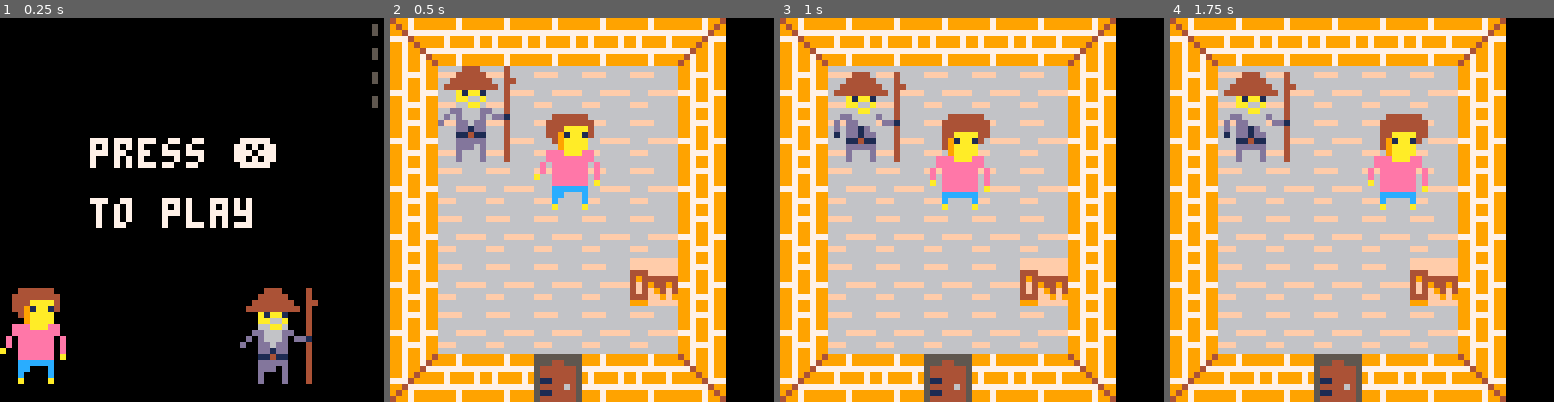
Above: before the commit, frames 1-4 (left to right).
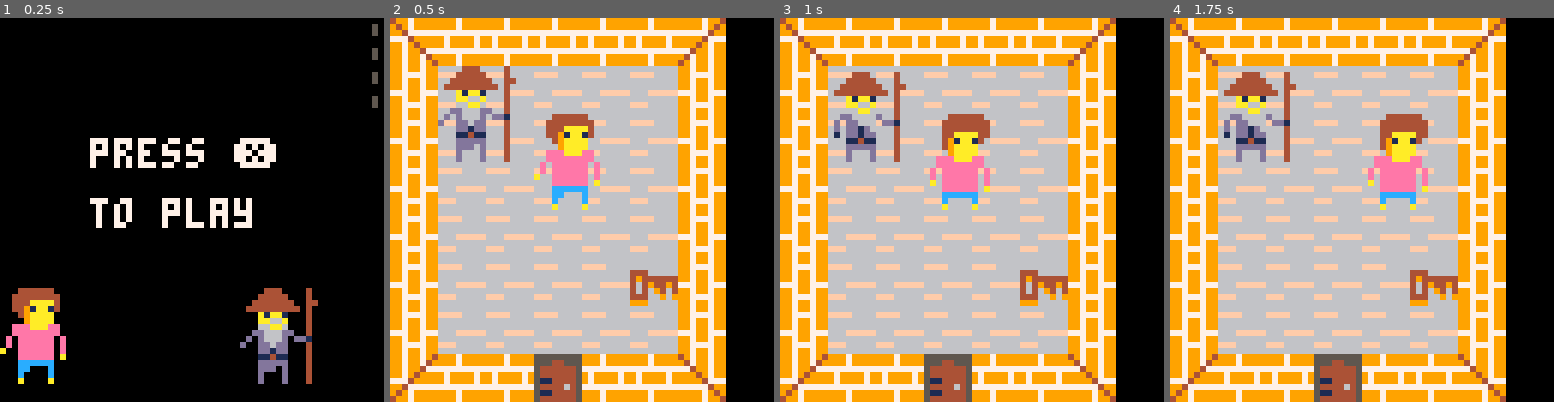
Above: after the commit, the same moments.

Repository: EmilieRobert33/LOWREZJAM
Game: PICO-8 cartridge jeux.p8
Same seed, same stepped clock (60 frames per second), same inputs: the game is played once before the commit and once after it.
Inputs:
- Up to frame 1 (0.25 s): no input
- Up to frame 2 (0.5 s): tap X (X key) at 0.33 s
- Up to frame 3 (1 s): tap O (Z key) at 0.7 s
- Up to frame 4 (1.75 s): tap X (X key) at 1.07 s; hold Right from 1.6 s (still down); tap O (Z key) at 1.7 s

Frame 1 is identical in both runs. In frame 2, 0.8% of the frame differs, in the area x 62-75%, y 62-75%; in frame 3, 0.8%; in frame 4, 0.8%.

Commit message:
la saucisse disparait apres le combat ajout salle du boss

Diff:
--- a/jeux.p8
+++ b/jeux.p8
@@ -80,7 +80,10 @@
 		cls()
 		draw_map()
 		draw_player()
-		draw_soso_explo()
+		--quand le player chnage de flag la saucisse est battue
+		--on veut qu'elle disparaisse (le flag sera différent de zero)
+		if (p.flag==0) draw_soso_explo()
+
 		if(btn(❎)) show_inventory()
 
 
@@ -937,6 +940,7 @@
 		newx=59
 		newy=26
 		p.flag=0
+		swap_tile(x,y)
 		--music(01)
 
 	elseif(is_tile(tel,x,y) and p.flag==0) then
@@ -946,6 +950,7 @@
 		--mapx=0
 		--mapy=0
 		p.flag=2
+		swap_tile(x,y)
 
 	end
 end
@@ -1154,82 +1159,82 @@
 
 __gff__
 0000000000000000000000000000000000000000000000000000000000000000000000000000000000000000000000000000000000000000000000000000000000000000000000000000000000000000000000000000000000000000000000000101010101010101000000000000000001010101010101010000000000000000
-0000000000000000000000000000000000000000000000000000000000000000000000000000000000000000000000000000000000000000000000000000000000000000000000000000010101000000000000000000000000000100010000000200030105002000091001010100000000010000010000000001010040400000
+0000000000000000000000000000000000000000000000000000000000000000000000000000000000000000000000000000000000000000000000000000000000000000000000000000010101000000000000000000000000000100010000000200030105002001091001010101000000010000010000000001014002000000
 __map__
-cacbcbcbcbcbcc00000000000000000000000000000000000000000000000000000000000000000000000000000000000000000000000000000000000000000000000000000000000000000000000000000000000000000000000000000000000000000000000000000000000000000000000000000000000000000000000000
-dcdbdbdbdbdbdc00000000000000000000000000000000000000000000000000000000000000000000000000000000000000000000000000000000000000000000000000000000000000000000000000000000000000000000000000000000000000000000000000000000000000000000000000000000000000000000000000
-dcdbdbdbdbdbdc00000000000000000000000000000000000000000000000000000000000000000000000000000000000000000000000000000000000000000000000000000000000000000000000000000000000000000000000000000000000000000000000000000000000000000000000000000000000000000000000000
-dcdbdbdbdbdbdc00000000000000000000000000000000000000000000000000000000000000000000000000000000000000000000000000000000000000000000000000000000000000000000000000000000000000000000000000000000000000000000000000000000000000000000000000000000000000000000000000
-dcdbdbdbdbdbdc00000000000000000000000000000000000000000000000000000000000000000000000000000000000000000000000000000000000000000000000000000000000000000000000000000000000000000000000000000000000000000000000000000000000000000000000000000000000000000000000000
-dadbdbdbdbe0dc00000000000000000000000000000000000000000000000000000000000000000000000000000000000000000000000000000000000000000000000000000000000000000000000000000000000000000000000000000000000000000000000000000000000000000000000000000000000000000000000000
-dadbdbdbdbdbdc00000000000000000000000000000000000000000000000000000000000000000000000000000000000000000000000000000000000000000000000000000000000000000000000000000000000000000000000000000000000000000000000000000000000000000000000000000000000000000000000000
-eaebebe4ebebec00000000000000000000000000000000000000000000000000000000000000000000000000000000000000000000000000000000000000000000000000000000000000000000000000000000000000000000000000000000000000000000000000000000000000000000000000000000000000000000000000
-f9e7e7e7e7e7e7f9f90000000000000000000000000000000000000000000000000000000000000000000000000000000000000000000000000000000000000000000000000000000000000000000000000000000000000000000000000000000000000000000000000000000000000000000000000000000000000000000000
-f9e7e7fce7e7e7f9f90000000000000000000000000000000000000000000000000000000000000000000000000000000000000000000000000000000000000000000000000000000000000000000000000000000000000000000000000000000000000000000000000000000000000000000000000000000000000000000000
-f9e7e7e7e7e7e7f9f90000000000000000000000000000000000000000000000000000000000000000000000000000000000000000000000000000000000000000000000000000000000000000000000000000000000000000000000000000000000000000000000000000000000000000000000000000000000000000000000
-f9e7e7fce7e7e7f9f90000000000000000000000000000000000000000000000000000000000000000000000000000000000000000f1f1f1f1f1f1f1f1f1f1f1f1f1f1f1f1f1f1000000000000000000000000000000000000000000000000000000000000000000000000000000000000000000000000000000000000000000
-f9e7e7e7e7e7e7f9f90000000000000000000000000000000000000000000000000000000000000000000000000000000000000000f1f1f1f1f1f1f1f1f1f1f1f1f1f1f1f1f1f1000000000000000000000000000000000000000000000000000000000000000000000000000000000000000000000000000000000000000000
-f9e1e1e1e1e1e1f9f90000000000000000000000000000000000000000000000000000000000000000000000000000000000000000f1f1f1f1f1f1f1f1f1f1f1f1f1f1f1f1f1f1000000000000000000000000000000000000000000000000000000000000000000000000000000000000000000000000000000000000000000
-f9e1e1e1e1e1e1f9e10000000000000000000000000000000000000000000000000000000000000000000000000000000000000000f1f1f1f1f1f1f1f1f1f1f1f1f1f1f1f1f1f1000000000000000000000000000000000000000000000000000000000000000000000000000000000000000000000000000000000000000000
-f9f9f9f9f9f9f9f9e10000000000000000000000000000000000000000000000000000000000000000000000000000000000000000f1f1f1f1f1f1f1f1f1f1f1f1f1f1f1f1f0f0f0f0f0f0f000000000000000000000000000000000000000000000000000000000000000000000000000000000000000000000000000000000
-0000000000000000000000000000000000000000000000000000000000000000000000000000000000000000000000000000000000f1f1f1f1f5f5f5f5f5e8f5f5e9f5f5e8f0f0f0f0fdf0f000000000000000000000000000000000000000000000000000000000000000000000000000000000000000000000000000000000
-0000000000000000000000000000000000000000000000000000000000000000000000000000000000000000000000000000000000f1f1f1f1f5f5f5f5f5e8f5f5e9f5f5e8f0f0f0f0f0f0f000000000000000000000000000000000000000000000000000000000000000000000000000000000000000000000000000000000
-0000000000000000000000000000000000000000000000000000000000000000000000000000000000000000000000000000000000f1f1f1f1f5f5f5f5f5f1f1f1f1f1f1f1f0f0f0f0f0f00000000000000000000000000000000000000000000000000000000000000000000000000000000000000000000000000000000000
-0000000000000000000000000000000000000000000000000000000000000000000000000000000000000000000000000000000000f1f1f1f1f5f5f5f5f5f1f1f1f1f1f1f1f0f0f0f0f0f00000000000000000000000000000000000000000000000000000000000000000000000000000000000000000000000000000000000
-0000000000000000000000000000000000000000000000000000000000000000000000000000000000000000000000000000000000f1f1f1f1f5f5f5f5f5f1f1f1f1f1f1f1f0f0f0f0f0f00000000000000000000000000000000000000000000000000000000000000000000000000000000000000000000000000000000000
-0000000000000000000000000000000000000000000000000000000000000000000000000000000000000000000000000000000000f1f1f1f1f5f5f5f5f5f1f1f1f1f1f1f1f0f0f0f0f0f00000000000000000000000000000000000000000000000000000000000000000000000000000000000000000000000000000000000
-0000000000000000000000000000000000000000000000000000000000000000000000000000000000000000000000000000000000f1f1f1f1f5f5f5f5f5f1f1f1f1f1f1f1f0f0f0f0f0f00000000000000000000000000000000000000000000000000000000000000000000000000000000000000000000000000000000000
-0000000000000000000000000000000000000000000000000000000000000000000000000000000000000000000000000000000000f1f1f1f1f0f0f0f0f0f1f1f1f1f1f1f1f0f0f0f0f0000000000000000000000000000000000000000000000000000000000000000000000000000000000000000000000000000000000000
-000000000000000000000000000000000000000000000000000000000000000000000000000000000000000000000000000000000000f0f0f0f0f0f0f0f0f0f00000000000000000f0f0000000000000000000000000000000000000000000000000000000000000000000000000000000000000000000000000000000000000
-000000000000000000000000000000000000000000000000000000000000000000000000000000000000000000000000000000000000f0f0f3f0f0f0f3f3f3f000000000000000000000000000000000000000000000000000000000000000000000000000000000000000000000000000000000000000000000000000000000
-000000000000000000000000000000000000000000000000000000000000000000000000000000000000d00000000000000000000000f0f0f3f0f0f0f0f3f0f000000000000000000000000000000000000000000000000000000000000000000000000000000000000000000000000000000000000000000000000000000000
-0000000000000000000000000000000000000000000000000000000000000000000000000000000000d0d00000000000000000000000f0f0f3f0f0f0f0f3f0f000000000000000000000000000000000000000000000000000000000000000000000000000000000000000000000000000000000000000000000000000000000
-0000000000000000000000000000000000000000000000000000000000000000000000000000d0d0d0d0d0d0d0d0d0d0d00000000000f0f0f3f3f3f0f3f3f0f000000000000000000000000000000000000000000000000000000000000000000000000000000000000000000000000000000000000000000000000000000000
-00000000000000000000000000000000000000000000000000000000000000000000d0d0d0d0d0d0d0d0d0d0d0d00000000000000000f0f0f0f0f0f0f0f0f0f000000000000000000000000000000000000000000000000000000000000000000000000000000000000000000000000000000000000000000000000000000000
-000000000000000000000000000000000000000000000000000000000000000000d0d0d0d0d0d0d0d0d0d000000000000000000000000000000000000000000000000000000000000000000000000000000000000000000000000000000000000000000000000000000000000000000000000000000000000000000000000000
-00000000000000000000000000000000000000000000000000000000000000000000d0d0d0d0d0d0d00000d0d0d000000000000000000000000000000000000000000000000000000000000000000000000000000000000000000000000000000000000000000000000000000000000000000000000000000000000000000000
-…(45 lines of a section not shown)…
+cacbcbcbcbcbcc00000000000000000000000000000000000000000000000000000000000000000000000000000000000000000000000000000000000000000000000000000000000000e7e7e7e7e7e7f0f0f0f0f0f0f0f0f0f0f0f0f0f0f0f0f0f0f0f0f0f0f0f0f1f1f1f10000f0f0f0f0f0f0f0f0f0f0f0f0f0f0f0f0f0f0
+dcdbdbdbdbdbdc00000000000000000000000000000000000000000000000000000000000000000000000000000000000000000000000000000000000000000000000000000000000000e7f0f0e0e7f0f0f0f0f0f0f0f0f0edededededededededededf0f0f0f0f0f1f1f1f10000f0f0f9f9f9f9f9f9f9f9f9f9f9f9f9f9f9f0
+dcdbdbdbdbdbdc00000000000000000000000000000000000000000000000000000000000000000000000000000000000000000000000000000000000000000000000000000000000000e7f3f0f0e7f0f0e7f0f0f0f0e7f0e7e7e7e7e7e7e7e7e7e7e7e7f0f0f0f0f1f1f1f10000f0f0f9f9e7e7e7e7e7e7e7e7e7f9f9f9f9f0
+dcdbdbdbdbdbdc00000000000000000000000000000000000000000000000000000000000000000000000000000000000000000000000000000000000000000000000000000000000000e7f0f0e7e7f0e7e7f0f0f3f0e7f0e7e7f0f0f0f0f0f0f0f0f0e7edf0f0f0f1f1f1f10000f0f0e7e7f0f0f0f0f0f0f0f0e7e7f9f9f9f0
+dcdbdbdbdbdbdc00000000000000000000000000000000000000000000000000000000000000000000000000000000000000000000000000000000000000000000000000000000000000e7f0e7e7e7e0e7f0f0f0e7e7f0f0f0e7f0edededededededf0f0e7e7f0f0f0f1f1f1000000f0e7f0f0f0f0f0f0f0f0f0f0e7e7f9f9f0
+dadbdbdbdbfcdc00000000000000000000000000000000000000000000000000000000000000000000000000000000000000000000000000000000000000000000000000000000000000e7f0f0f0e7ede7f0f0e7f0f0f0f0e7e7f0e7e7e7e7e7e7e7f0f0f0e7f0f0f0f1f1f1000000f0e7f0f0f0f0f0f0f0f0f0f0f0e7e7f9f0
+dadbdbdbdbdbdc00000000000000000000000000000000000000000000000000000000000000000000000000000000000000000000000000000000000000000000000000000000000000e7f0f0f3e7e7e7f0f0e7e7e7e7e7e7f0f0f0f0f0f0f0f0f0e7f0ede7f0f0f0f0f1f1000000f0e7f0f0f0f0f0f0f0f0f0f0f0f0e7f9f0
+eaebebe4ebebec00000000000000000000000000000000000000000000000000000000000000000000000000000000000000000000000000000000000000000000000000000000000000e7e7f0f0f0f3f0f0f0f0f0f0f0f0f3f0f0f0f0ededf0f0f0f0e7e7e7f0f0f0f0f1f1000000f0e7e7f0f0f0f0f0f0f0f0f0f0f0e7e7f0
+f9e7f0f0f0f0e7f9f9000000000000000000000000000000000000000000000000000000000000000000000000000000000000000000000000000000000000000000000000000000000000f1edf0f0f0f0f0f0f3f0f0f0f0f0f0f0edede7e7e7edf0f0e7f0f0f0f0f3f0f1f1000000f0f0e7f0f0f0f0f0f0f0f0f0f0f0f0e7f0
+f9f0f0f0f0e7f0f9f900000000000000000000000000000000000000000000000000000000000000000000000000000000000000000000000000000000000000000000000000000000000000f1ededededededededededede7f0f0e7e7e7e7e7e7f0f0e7f0f0f0f0f0f0f0f1000000f0f0e7f0f0f0f0f0f0f0f0f0f0f0f0e7f0
+f9f0f0f0f0f0f0f9f9000000000000000000000000000000000000000000000000000000000000000000000000000000000000000000000000000000000000000000000000000000000000000000f1f1f1f1f1f1f1f1f1f1e7f0f0f0f0f0f0f0e7f0f0e7f0f0f0f0f0f0f1f1000000f0f0e7e7f0f0f0f0f0f0f0f0f0f0e7e7f0
+f9f0f0fbf0f0f0f9f90000000000000000000000000000000000000000000000000000000000000000000000000000000000000000f1f1f1f1f1f1f1f1f1f1f1f1f1f1f1f1f1f100000000000000f1f1f1f1f1f4f1f1f1f1e7edededededf0f0e7f0f0e7f0f0f0f0f0f0f1f1000000f0f0f9e7f0f0f0f0f0f0f0f0f0f0e7f9f0
+f9f0f0f0f0f0f0f9f90000000000000000000000000000000000000000000000000000000000000000000000000000000000000000f1f4f1f1f1f1f1f1f1f1f1f1f4f1f1f1f1f1f1f1f1f1f1f1f1f1f4f1f1f1f1f1f1f1f1e7e7e7e7e7e7f3f0e7f0f0e7f0f0f0f0f0f0f1f1000000f0f0f9e7e7f0f0f0f0f0f0f0f0e7e7f9f0
+f9e1e1e1e1e1e1f9f90000000000000000000000000000000000000000000000000000000000000000000000000000000000000000f1f1f1f1f1f1f1f1f1f1f1f1f1f1f1f1f1f1f1f1f4f1f1f1f1f1f1f1f1f1f1f1f1f1f1f1f1f1f1f1e7f0f0e7f0f0e7f0f0f0f3f0f0f1f1000000f0f0f9f9e7e7e7f0f0f0f0e7e7f9f9f9f0
+f9e1e1e1e1e1e1f9e10000000000000000000000000000000000000000000000000000000000000000000000000000000000000000f1f1f1f1f1f1f1f4f1f1f1f1f1f1f1f1f1f1f1f1f1f1f1f1f1f1f1f1f1f1f1f1f1f1f4f1f1f1f4f1e7f0f0e7f0f0e7f0f0f0f0f0f0f1f10000f0f0f0f9f9f9f9e7f0f0f0e7e7f9f9f9f9f0
+f9f9f9f9f9f9f9f9e10000000000000000000000000000000000000000000000000000000000000000000000000000000000000000f1f1f1f1f1f1f1f1f1f1f1f1f1f1f1f1f0f0f0f0f0f0f0f0f0f0f0f9f1f4f1f1f1f1f1f1f1f1f1f1e7f0f0e7e7e7e7f0f0f0f0f0f0f0f1000000f0f0f0f0f0f0f0f0f0f0f0f0f0f0f0f0f0
+0000000000000000000000000000000000000000000000000000000000000000000000000000000000000000000000000000000000f1f1f1f1f5f5f5f5f5e8f5f5e9f5f5e8f0f0f0f0fbf0f0f0f0f0f0f9f1f1f1f1f1f1f1f1f1f1f9f9f0f0f0f0f9f9f0f0f0f0f3f0f0f0f10000000000000000000000000000000000000000
+0000000000000000000000000000000000000000000000000000000000000000000000000000000000000000000000000000000000f1f1f1f1f5f5f5f5f5e8f5f5e9f5f5e8f0f0f0f0f0f0f0f0f0f0f0f9f1f1f1f1f9f9f9f1f9f9f0f0f0f0f0f0f0f9edededf0f0f0f0f3f10000000000000000000000000000000000000000
+00000000000000000000000000000000000000000000000000000000000000000000000000000000000000000000000000000000f1f1f1f1f1f5f5f5f5f5f1f1f1f1f1f1f1f0f9f0f9f9f0f0f3f0f0f0f9f1f4f1f1f9f0f0f9f0f0f0f0f0f0f0f0f0f0f9f9f9edf0f0f0f0f10000000000000000000000000000000000000000
+00000000000000000000000000000000000000000000000000000000000000000000000000000000000000000000000000000000f1f1f1f1f1f5f5f5f5f5f1f1f1f1f1f1f1f9f0f9f0f0f0f0f0f0f0f0f0f1f1f1f1f0f0f0f0f0f0f0f0f0f0f0f0f3f0f0f0f9f9ededf0edf10000000000000000000000000000000000000000
+00000000000000000000000000000000000000000000000000000000000000000000000000000000000000000000000000000000f1f4f1f1f1f5f5f5f5f5f1f1f4f1f1f1f1f0f0f0f0f0f0f0f3f0f0f0f0f1f9f1f0f0f0f0f0f0f0f0f0f3f0f0f0f0f0f0f0e7f0f9f9e4f9f90000000000000000000000000000000000000000
+00000000000000000000000000000000000000000000000000000000000000000000000000000000000000000000000000000000f1f1f1f1f1f5f5f5f5f5f1f1f1f1f1f1f1f0f0f0f0e7f0f0e7f0f3f0f0f9f0f0f0f0f0f0f3f0f0f0f0f0f0f0f0f0f0f0e7e7f0f0f0f0f0000000000000000000000000000000000000000000
+00000000000000000000000000000000000000000000000000000000000000000000000000000000000000000000000000000000f1f1f1f1f1f5f5f5f5f5f1f1f1f1f1f1f1f0f0f0f0e7f0f0e7f0f0f0f0f0f0f0f0f0f0f0f0f0f0f0f0f0ededededede7e7f0f0e7f0f0e7000000000000000000000000000000000000000000
+00000000000000000000000000000000000000000000000000000000000000000000000000000000000000000000000000000000f1f1f1f1f1f0f0f0f0f0f1f1f1f1f1f4f1f0f0f0e7e7f0f0e7f0f0f0f0f0ededf0f0f0f0f0f3f3f0f0f0f9f9f9f9f9f0f0f0f0f0f0f0f0000000000000000000000000000000000000000000
+00000000000000000000000000000000000000000000000000000000000000000000000000000000000000000000000000000000f1f1f0f0f0f0f0f0f0f0f0f0f1f1f1f1f1e7e7e7e7f0f0f0e7f0f0f0f0f0f9f9e4f9f0f0f0f0f0f0f0f9f0f0f0f0f0f9f0f0f0f3f0f0f0000000000000000000000000000000000000000000
+00000000000000000000000000000000000000000000000000000000000000000000000000000000000000000000000000000000f1f1f0f0f3f0f0f0f3f3f3f0f1f1f1f1f1f0f0f0f0f0e7e7f0f0f0f0f0f9f0f0f0f0f9f0f0f0f0f0f0f9f0f0f3f0f0f9f0f0f0f0f0f0f0000000000000000000000000000000000000000000
+000000000000000000000000000000000000000000000000000000000000000000000000000000000000d0000000000000000000f1f1f0f0f3f0f0f0f0f3f0f0f1e7e7e7e7f0f0f0f0f0e7e7ededededede7f0f0f0f0f9f0f0f0f3f0f0f9f0f0f0f0f0f9f0f0f0f0f3f0f0000000000000000000000000000000000000000000
+0000000000000000000000000000000000000000000000000000000000000000000000000000000000d0d0000000000000000000f1f1f0f0f3f0f0f0f0f3f0f0f1e7e0f0e7f0f0e7e7e7e7e7e7e7e7e7e7e7f0f3f0f0f9f0f0f0f0f0f0f9f0f3f0f0f0f9f0f3f0f0f0f0f0000000000000000000000000000000000000000000
+0000000000000000000000000000000000000000000000000000000000000000000000000000d0d0d0d0d0d0d0d0d0d0d0000000f1f1f0f0f3f3f3f0f3f3f0f0f1e7f0f0f0f0f0f0e8f0f0e9f0f0e8f0f0f0f0f0f0f0f9f0ededf0f0f0f9f0f0f0f3f0f9f0f0f0f0f0f0f0000000000000000000000000000000000000000000
+00000000000000000000000000000000000000000000000000000000000000000000d0d0d0d0d0d0d0d0d0d0d0d0000000000000f1f1f0f0f0f0f0f0f0f0f0f0e7e7f0f0f0f0f0f0e8f0f0e9f0f0e8f0f3f0f0f0f0f0f9ededf0f0f0f0f9f0f0f0f0f0f9f0f0f0f0f0f0f0000000000000000000000000000000000000000000
+000000000000000000000000000000000000000000000000000000000000000000d0d0d0d0d0d0d0d0d0d0000000000000000000f1f1f1f1f1f1f1f1f1f1f1f1f1f1f1f1f1f1f1f1f1f1f1f1f1f1f1f1f1f1f9f9f9f9f9f9f9f9f0f9f0f0f9f9f9f9f9f0f0f0f0f0f0f0f0000000000000000000000000000000000000000000
+00000000000000000000000000000000000000000000000000000000000000000000d0d0d0d0d0d0d00000d0d0d0000000000000f1f1f1f1f1f1f1f1f1f1f1f1f1f1f1f1f1f1f1f1f1f1f1f1f1f1f1f1f1f1f1f1f1f1f1f1f1f1f1f1f1f1f0f0f0f0f0f3f0f0f0f0f0f0f0f0f0f0f0f0f0f00000000000000000000000000000
+…(45 lines of a section not shown)…
Not shown, changed: 80 lines of the sprite sheet (__gfx__) section of jeux.p8
